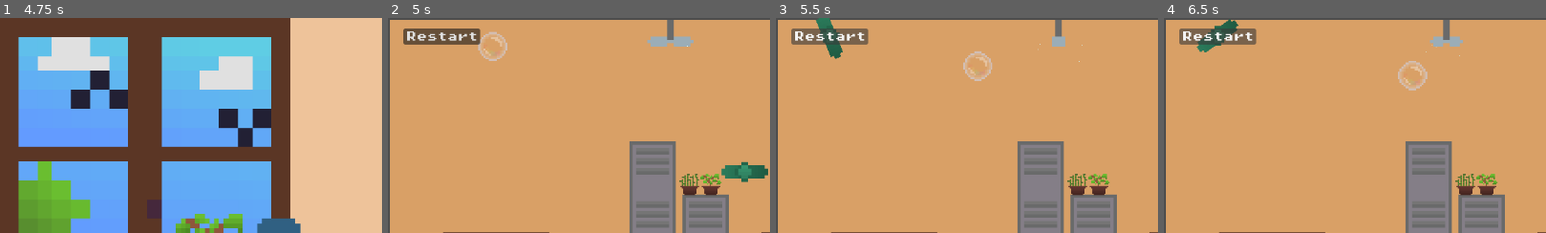
Above: before the commit, frames 1-4 (left to right).
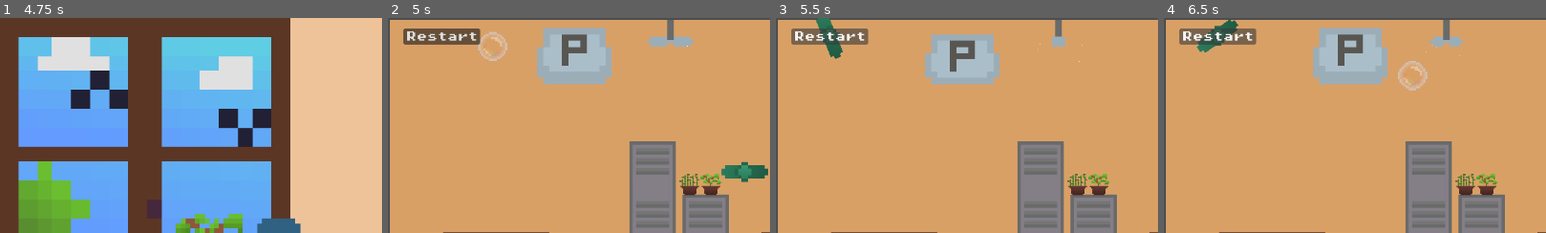
Above: after the commit, the same moments.

Repository: SukainaA/bubbleTheBully
Game: Godot game, scene res://scenes/mainmenu.tscn
The game is run twice, just before and just after one commit, with the same random seed, the same clock (stepped at 60 frames per second) and the same inputs.
Inputs (mouse positions are % of the whole screen's width and height, from its top left):
- Up to frame 1 (4.75 s): click "Play" at 0.5 s; tap Enter at 1.25 s; move the mouse to (72, 45) at 1.27 s; tap P (pop_spawn_bubble) every 0.75 s from 1.35 to 4.35 s; move the mouse to (30, 55) at 2.02 s; move the mouse to (60, 28) at 2.77 s; move the mouse to (45, 70) at 3.52 s; move the mouse to (80, 65) at 4.27 s
- Up to frame 2 (5 s): tap R (debug) at 4.9 s
- Up to frame 3 (5.5 s): click "Restart" at 5 s
- Up to frame 4 (6.5 s): click "Restart" at 5.75 s
The pictures show only the part of the screen within x 0-50%, y 0-50%; the shares and areas given below are measured in that part.

Frame 1 is identical in both runs. In frame 2, 4.8% of the frame differs, in the area x 39-59%, y 4-32%; in frame 3, 4.2%; in frame 4, 4.8%.

Commit message:
Added p animation

Diff:
--- a/scenes/level.tscn
+++ b/scenes/level.tscn
@@ -12,6 +12,8 @@
 [ext_resource type="Script" path="res://scripts/street_limit.gd" id="9_0wy3s"]
 [ext_resource type="Script" path="res://scripts/sewerlimit.gd" id="10_xjxul"]
 [ext_resource type="Script" path="res://scripts/sewerlimit_2.gd" id="12_4hror"]
+[ext_resource type="Texture2D" uid="uid://dpnd3y1trh3u0" path="res://sprites/pushingP.png" id="13_ud1mc"]
+[ext_resource type="Script" path="res://scenes/p.gd" id="14_hpryc"]
 
 [sub_resource type="RectangleShape2D" id="RectangleShape2D_0f7vd"]
 size = Vector2(1134, 79)
@@ -26,6 +28,113 @@
 [sub_resource type="SegmentShape2D" id="SegmentShape2D_csawo"]
 a = Vector2(-4, -34)
 b = Vector2(5, 647)
+
+[sub_resource type="AtlasTexture" id="AtlasTexture_6aw3h"]
+atlas = ExtResource("13_ud1mc")
+region = Rect2(0, 0, 16, 16)
+
+[sub_resource type="AtlasTexture" id="AtlasTexture_khym4"]
+atlas = ExtResource("13_ud1mc")
+region = Rect2(16, 0, 16, 16)
+
+[sub_resource type="AtlasTexture" id="AtlasTexture_lpht6"]
+atlas = ExtResource("13_ud1mc")
+region = Rect2(32, 0, 16, 16)
+
+[sub_resource type="AtlasTexture" id="AtlasTexture_q8bcd"]
+atlas = ExtResource("13_ud1mc")
+region = Rect2(48, 0, 16, 16)
+
+[sub_resource type="AtlasTexture" id="AtlasTexture_m6rf5"]
+atlas = ExtResource("13_ud1mc")
+region = Rect2(64, 0, 16, 16)
+
+[sub_resource type="AtlasTexture" id="AtlasTexture_n4crm"]
+atlas = ExtResource("13_ud1mc")
+region = Rect2(80, 0, 16, 16)
+
+[sub_resource type="AtlasTexture" id="AtlasTexture_orctj"]
+atlas = ExtResource("13_ud1mc")
+region = Rect2(96, 0, 16, 16)
+
+[sub_resource type="AtlasTexture" id="AtlasTexture_h5hf4"]
+atlas = ExtResource("13_ud1mc")
+region = Rect2(112, 0, 16, 16)
+
+[sub_resource type="AtlasTexture" id="AtlasTexture_wfld5"]
+atlas = ExtResource("13_ud1mc")
+region = Rect2(128, 0, 16, 16)
+
+[sub_resource type="SpriteFrames" id="SpriteFrames_4nqfh"]
+animations = [{
+"frames": [{
+"duration": 1.0,
+"texture": SubResource("AtlasTexture_6aw3h")
+}, {
+"duration": 1.0,
+"texture": SubResource("AtlasTexture_khym4")
+}, {
+"duration": 1.0,
+"texture": SubResource("AtlasTexture_lpht6")
+}, {
+"duration": 1.0,
+"texture": SubResource("AtlasTexture_q8bcd")
+}, {
+"duration": 1.0,
+"texture": SubResource("AtlasTexture_m6rf5")
+}, {
+"duration": 1.0,
+"texture": SubResource("AtlasTexture_n4crm")
+}, {
+"duration": 1.0,
+"texture": SubResource("AtlasTexture_orctj")
+}, {
+"duration": 1.0,
+"texture": SubResource("AtlasTexture_h5hf4")
+}, {
+"duration": 1.0,
+"texture": SubResource("AtlasTexture_wfld5")
+}],
+"loop": true,
+"name": &"default",
+"speed": 14.0
+}]
+
+[sub_resource type="Animation" id="Animation_hkb3c"]
+resource_name = "pDisappear"
+tracks/0/type = "value"
+tracks/0/imported = false
+tracks/0/enabled = true
+tracks/0/path = NodePath(".:modulate")
+tracks/0/interp = 1
+tracks/0/loop_wrap = true
+tracks/0/keys = {
+"times": PackedFloat32Array(0, 1),
+"transitions": PackedFloat32Array(1, 1),
+"update": 0,
+"values": [Color(1, 1, 1, 1), Color(1, 1, 1, 0)]
+}
+
+[sub_resource type="Animation" id="Animation_ywdqq"]
+length = 0.001
+tracks/0/type = "value"
+tracks/0/imported = false
+tracks/0/enabled = true
+tracks/0/path = NodePath(".:modulate")
+tracks/0/interp = 1
+tracks/0/loop_wrap = true
+tracks/0/keys = {
+"times": PackedFloat32Array(0),
+"transitions": PackedFloat32Array(1),
+"update": 0,
+"values": [Color(1, 1, 1, 1)]
+}
+
+[sub_resource type="AnimationLibrary" id="AnimationLibrary_lklki"]
+_data = {
+"RESET": SubResource("Animation_ywdqq"),
+"pDisappear": SubResource("Animation_hkb3c")
+}
 
 [node name="Level" type="Node2D"]
 
@@ -119,6 +228,19 @@
 position = Vector2(-3, -17)
 shape = SubResource("SegmentShape2D_csawo")
 
+[node name="AnimatedSprite2D" type="AnimatedSprite2D" parent="."]
+position = Vector2(278, 46)
+scale = Vector2(9.375, 9.375)
+sprite_frames = SubResource("SpriteFrames_4nqfh")
+autoplay = "default"
+frame_progress = 0.457229
+script = ExtResource("14_hpryc")
+
+[node name="pPlayer" type="AnimationPlayer" parent="AnimatedSprite2D"]
+libraries = {
+"": SubResource("AnimationLibrary_lklki")
+}
+
 [connection signal="body_entered" from="classroom_limit" to="classroom_limit" method="_on_body_entered"]
 [connection signal="pressed" from="CanvasLayer/Button" to="CanvasLayer/Button" method="_on_pressed"]
 [connection signal="body_entered" from="StreetLimit" to="StreetLimit" method="_on_body_entered"]
--- /dev/null
+++ b/scenes/p.gd
@@ -0,0 +1,13 @@
+extends AnimatedSprite2D
+
+@onready var p_player: AnimationPlayer = $pPlayer
+
+# Called when the node enters the scene tree for the first time.
+func _ready() -> void:
+	pass # Replace with function body.
+
+
+# Called every frame. 'delta' is the elapsed time since the previous frame.
+func _process(delta: float) -> void:
+	if Input.is_action_just_pressed("pop_spawn_bubble"):
+		p_player.play("pDisappear")
Not shown: 1 places in scenes/level.tscn that only renumber resources
Binary file added: sprites/pushingP.png
